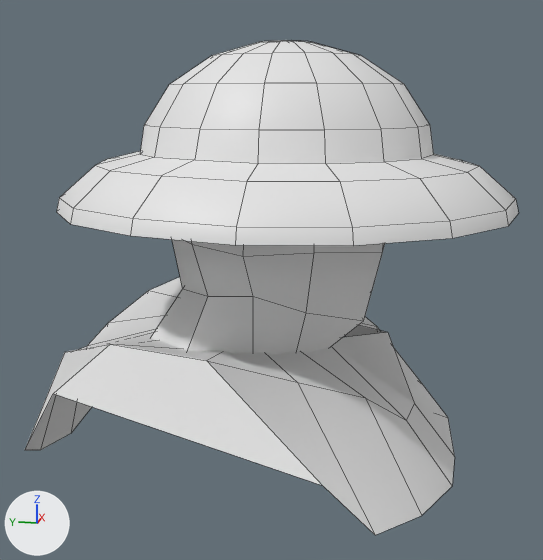
An edit to the Blender file assets/characters/wardrobe/source/headgear.blend, drawn before and after from the same camera.
The view is the same before and after, from a camera (50 mm lens) standing at (-0.666, -0.116, 1.798) and looking at (-0.005, 0.016, 1.632). Every picture has the same lights, and +X, +Y and +Z are marked at lower left. The older version comes first. Mesh edges are drawn as thin lines.

The older version as bpy lines, for what is in view:
```python
me_gear_coif = bpy.data.meshes.new('Gear_coif')
me_gear_coif.from_pydata(...)  # 127 vertices, 106 faces; spans x -0.2..0.2, y -0.157..0.237, z 1.454..1.828
me_gear_coif.polygons.foreach_set('use_smooth', [True] * 106)
# faces by material slot: [74, 32]
me_gear_coif.materials.append(mat_wr_closed)  # white #e7e7e7
me_gear_coif.materials.append(mat_wr_strips)  # white #e7e7e7
me_gear_kettlehat = bpy.data.meshes.new('Gear_kettlehat')
me_gear_kettlehat.from_pydata(...)  # 129 vertices, 128 faces; spans x -0.185..0.185, y -0.197..0.209, z 1.7..1.843
me_gear_kettlehat.polygons.foreach_set('use_smooth', [True] * 128)
# faces by material slot: [80, 48]
me_gear_kettlehat.materials.append(mat_wr_closed)  # white #e7e7e7
me_gear_kettlehat.materials.append(mat_wr_strips)  # white #e7e7e7
ob_gear_coif = bpy.data.objects.new('Gear_coif', me_gear_coif)
ob_gear_coif.location = (0.0, 0.0, 0.0)
ob_gear_kettlehat = bpy.data.objects.new('Gear_kettlehat', me_gear_kettlehat)
ob_gear_kettlehat.location = (0.0, 0.0, 0.0)
```
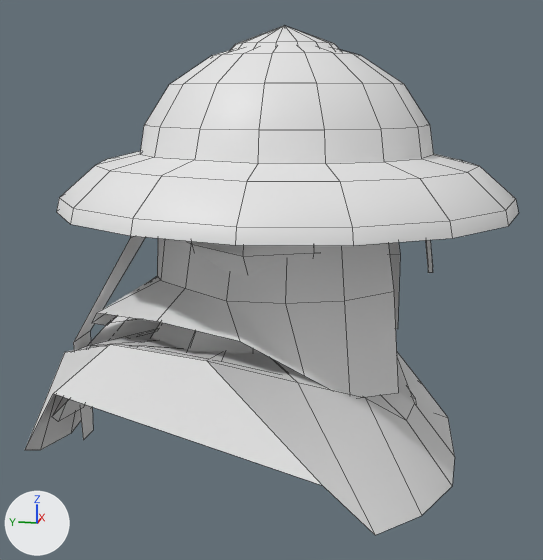
Changed parts and their boxes (x1, y1, x2, y2) in the pictures (543 x 560 px):
'Gear_curtain', added: after (92, 238, 400, 397)
'Gear_hood', added (mostly hidden): after (52, 236, 416, 440)
    faces in mat_wr_strips (white #e7e7e7): (52, 236, 416, 440)
    faces in mat_wr_closed (white #e7e7e7): (192, 242, 244, 256)
'Gear_nasalhelm', added (mostly hidden): after (231, 26, 433, 273)

What changed in the scene script:
```text
Add me_gear_hood:
    me_gear_hood.from_pydata(...)  # 135 vertices, 109 faces; spans x -0.165..0.165, y -0.125..0.215, z 1.457..1.827
    me_gear_hood.polygons.foreach_set('use_smooth', [True] * 109)
    # faces by material slot: [74, 35]
    me_gear_hood.materials.append(mat_wr_closed)  # white #e7e7e7
    me_gear_hood.materials.append(mat_wr_strips)  # white #e7e7e7
Add me_gear_curtain:
    me_gear_curtain.from_pydata(...)  # 45 vertices, 28 faces; spans x -0.133..0.13, y -0.105..0.187, z 1.56..1.724
    me_gear_curtain.polygons.foreach_set('use_smooth', [True] * 28)
    me_gear_curtain.materials.append(mat_wr_strips)  # white #e7e7e7
Add me_gear_nasalhelm:
    me_gear_nasalhelm.from_pydata(...)  # 105 vertices, 102 faces; spans x -0.093..0.093, y -0.128..0.125, z 1.647..1.855
    me_gear_nasalhelm.polygons.foreach_set('use_smooth', [True] * 102)
    me_gear_nasalhelm.materials.append(mat_wr_closed)  # white #e7e7e7
Add ob_gear_hood:
    ob_gear_hood = bpy.data.objects.new('Gear_hood', me_gear_hood)
    ob_gear_hood.location = (0.0, 0.0, 0.0)
Add ob_gear_curtain:
    ob_gear_curtain = bpy.data.objects.new('Gear_curtain', me_gear_curtain)
    ob_gear_curtain.location = (0.0, 0.0, 0.0)
Add ob_gear_nasalhelm:
    ob_gear_nasalhelm = bpy.data.objects.new('Gear_nasalhelm', me_gear_nasalhelm)
    ob_gear_nasalhelm.location = (0.0, 0.0, 0.0)
```
